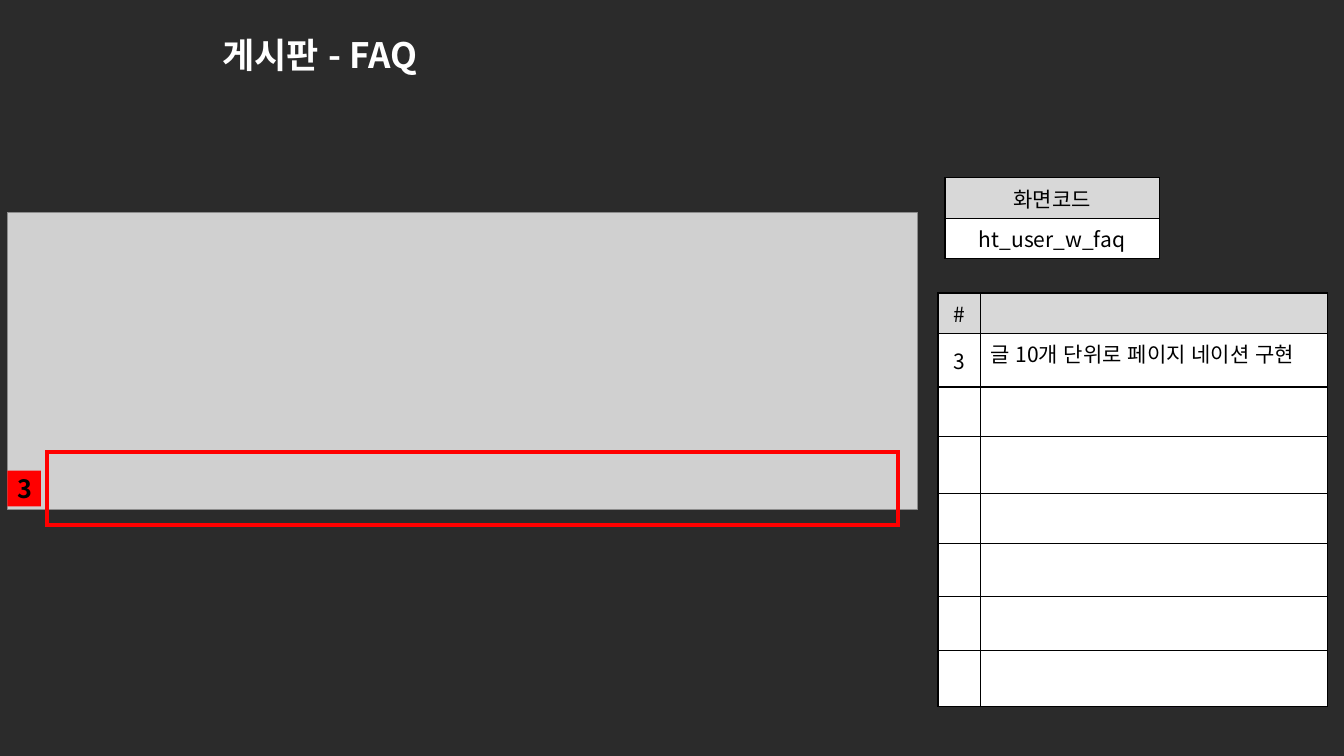
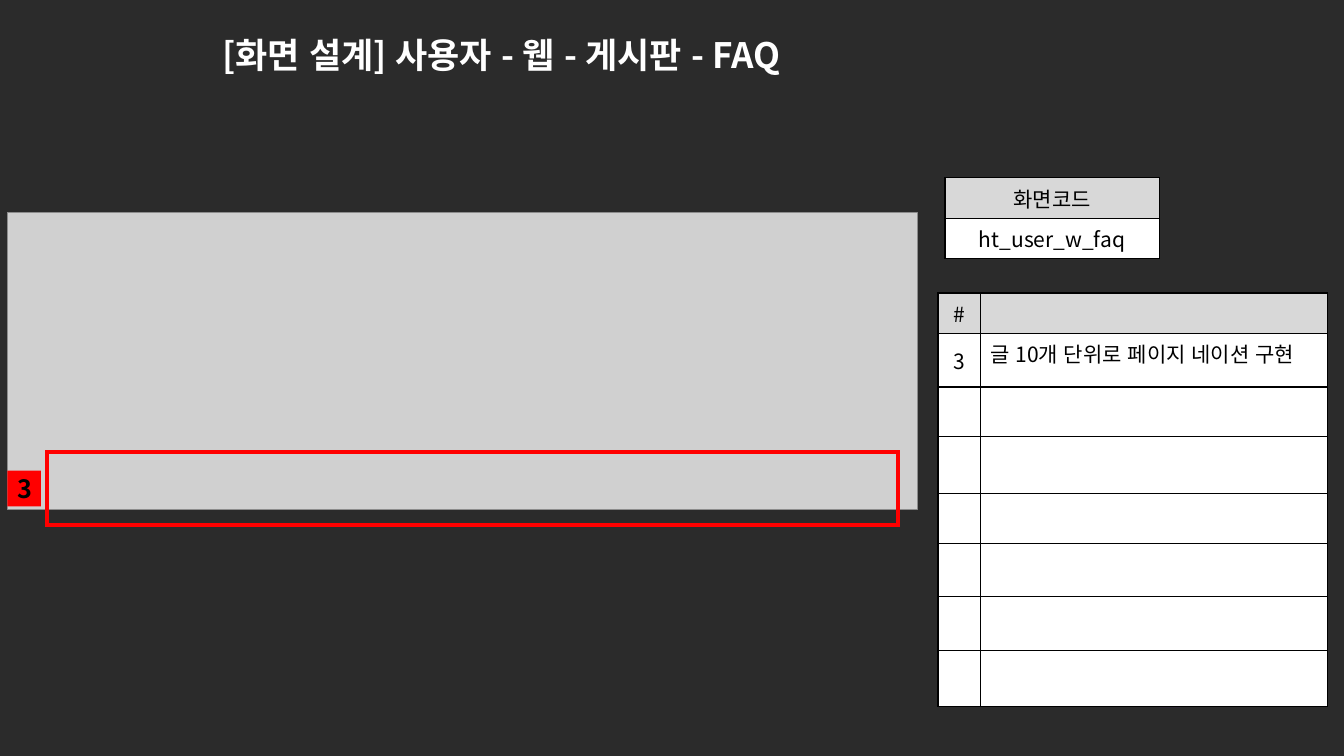
Before and after one commit to ezenteam2/e-Zone, a slide deck: slide 6 of 0 발표용 파워포인트/project05 - 파워포인트 종합 - 현태.pptx. Drawn at 1344x756 pixels with LibreOffice and Linux fonts; fonts in the diff are those of the drawing; grey boxes stand for pictures; background and template pictures are left out; a plain dark background stands for a picture behind light text. Boxes give left, top, right and bottom in pixels: in the first picture for what was removed or moved away, otherwise in the second. Text is boxed around its words. In the diff, an @@ line names an element or a change of style, - is before the commit and + after.

```diff
--- a/0 발표용 파워포인트/project05 - 파워포인트 종합 - 현태.pptx
+++ b/0 발표용 파워포인트/project05 - 파워포인트 종합 - 현태.pptx
@@ title at (222, 38, 780, 75): text changed @@
-게시판 - FAQ
+[화면 설계] 사용자 - 웹 - 게시판 - FAQ
```
Also in this commit, not shown: 19 other slides changed, 1 other file.
